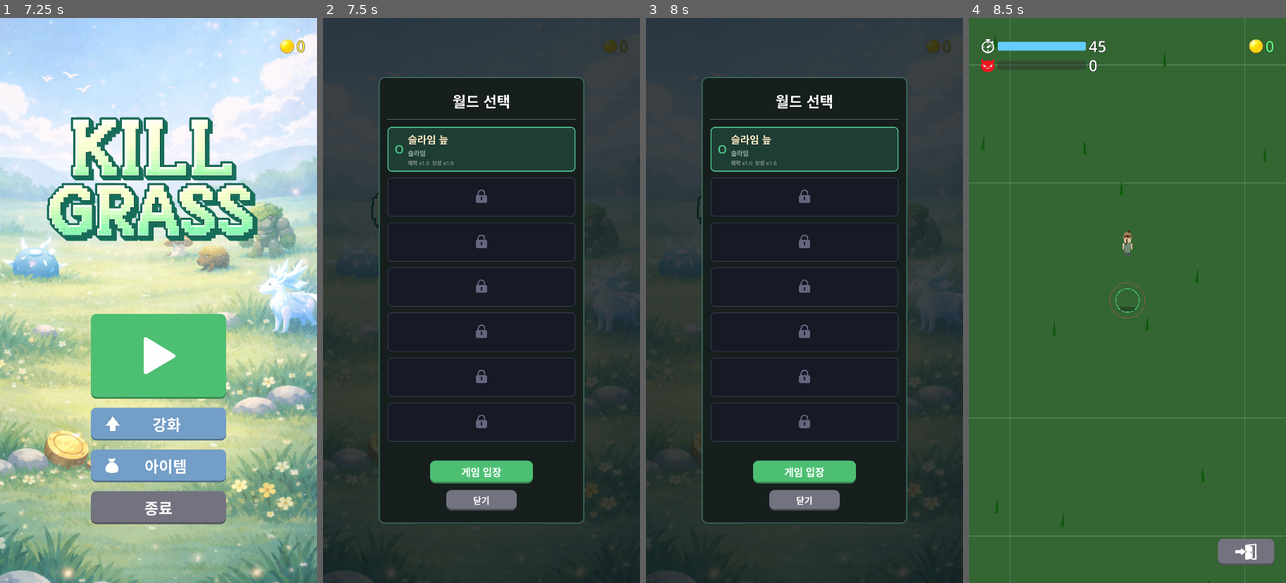
Above: before the commit, frames 1-4 (left to right).
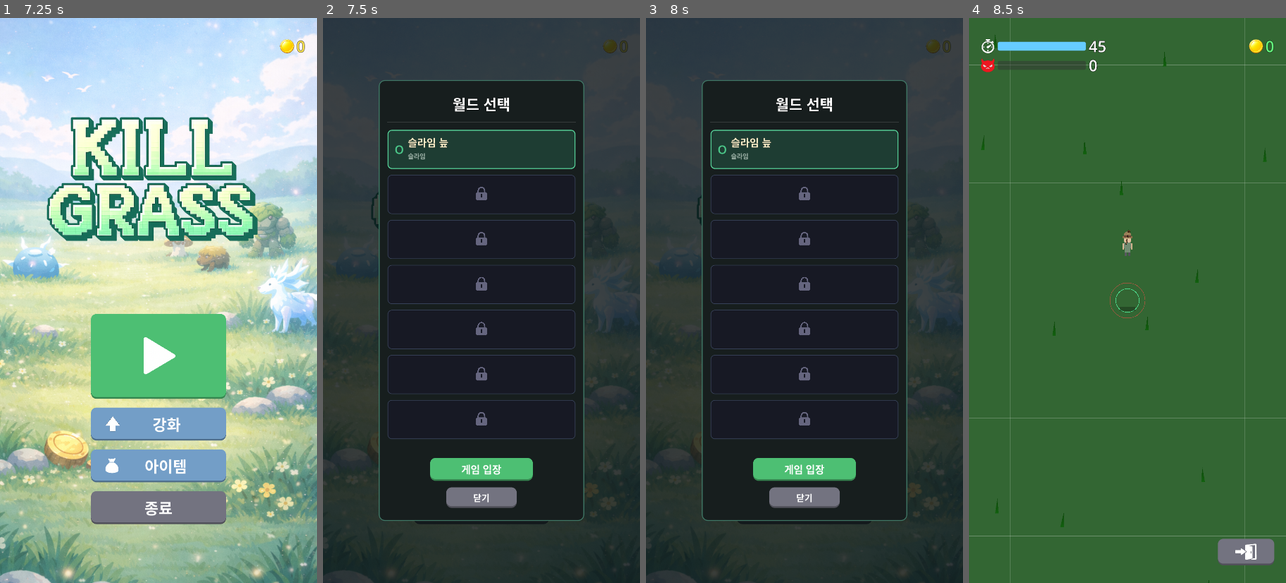
Above: after the commit, the same moments.

Repository: yellyB/game-kill_grass
Game: Godot game, scene res://scenes/ui/main_menu.tscn
Same seed, same stepped clock (60 frames per second), same inputs: the game is played once before the commit and once after it. Sound files missing from this copy of the repository are replaced by a short silence.
Inputs (mouse positions are in pixels of both pictures, inside the frame that each line leads up to):
- Up to frame 1 (7.25 s): drag from (266, 46) to (190, 176) at 0.52 s; click (158, 300) at 1.25 s; drag from (95, 328) to (142, 413) at 2.02 s; move the mouse to (190, 176) at 2.77 s; hold D (move_right) 2.78-3.5 s; click (190, 176) at 2.92 s; drag from (142, 413) to (63, 215) at 3.52 s; move the mouse to (253, 385) at 4.27 s; hold A (move_left) 4.28-5 s; click (253, 385) at 4.42 s; click "건너뛰기" at 5 s; tap Enter at 5.75 s; drag from (63, 215) to (110, 159) at 5.77 s; tap Space at 6.5 s; move the mouse to (174, 300) at 6.52 s; hold S (move_down) from 6.53 s (still down); click (174, 300) at 6.67 s
- Up to frame 2 (7.5 s): release S (move_down) at 7.25 s; click (481, 357) at 7.25 s
- Up to frame 3 (8 s): no input
- Up to frame 4 (8.5 s): click "게임 입장" at 8 s

Frame 1 is identical in both runs. In frame 2, 4.9% of the frame differs, in the area x 17-83%, y 10-90%; in frame 3, 4.9%; in frame 4, nothing differs.

Commit message:
Show transcendence bonus only on world cards, style description panel
- Remove base multiplier display from world cards
- Show HP/reward bonus only when transcendence level > 0, below button
- Add description panel border-radius, padding, and divider styling

Co-Authored-By: Claude Opus 4.6 <noreply@anthropic.com>

Diff:
--- a/scripts/main_menu.gd
+++ b/scripts/main_menu.gd
@@ -422,20 +422,7 @@
       monster_label.add_theme_color_override("font_color", Color(0.4, 0.4, 0.5))
     info_vbox.add_child(monster_label)
 
-    var base_hp = GameManager.WORLD_GRASS_HP_MULT[index] if index < GameManager.WORLD_GRASS_HP_MULT.size() else 1.0
-    var base_rw = GameManager.WORLD_GRASS_REWARD_MULT[index] if index < GameManager.WORLD_GRASS_REWARD_MULT.size() else 1.0
     var strength = GameManager.get_world_strength_level(index)
-    var hp_m = base_hp * (1.0 + strength * 0.3)
-    var rw_m = base_rw * (1.0 + strength * 0.5)
-    var mult_label = Label.new()
-    mult_label.text = "체력 x%.1f  보상 x%.1f" % [hp_m, rw_m]
-    mult_label.add_theme_font_size_override("font_size", 18)
-    mult_label.mouse_filter = Control.MOUSE_FILTER_IGNORE
-    if unlocked:
-      mult_label.add_theme_color_override("font_color", Color(0.55, 0.6, 0.55))
-    else:
-      mult_label.add_theme_color_override("font_color", Color(0.35, 0.35, 0.42))
-    info_vbox.add_child(mult_label)
 
     # 초월 UI (클리어된 월드만)
     if unlocked and GameManager.is_world_cleared(index):
@@ -464,6 +451,17 @@
       str_btn.pressed.connect(_on_strengthen_pressed.bind(index))
       GameManager.style_button(str_btn, "main")
       str_vbox.add_child(str_btn)
+
+      if strength > 0:
+        var hp_bonus = int(strength * 30)
+        var rw_bonus = int(strength * 50)
+        var bonus_label = Label.new()
+        bonus_label.text = "체력+%d%% 보상+%d%%" % [hp_bonus, rw_bonus]
+        bonus_label.mouse_filter = Control.MOUSE_FILTER_IGNORE
+        bonus_label.horizontal_alignment = HORIZONTAL_ALIGNMENT_RIGHT
+        bonus_label.add_theme_font_size_override("font_size", 16)
+        bonus_label.add_theme_color_override("font_color", Color(0.8, 0.7, 0.3))
+        str_vbox.add_child(bonus_label)
 
     # Cost / key status (locked with key)
     if not unlocked:
